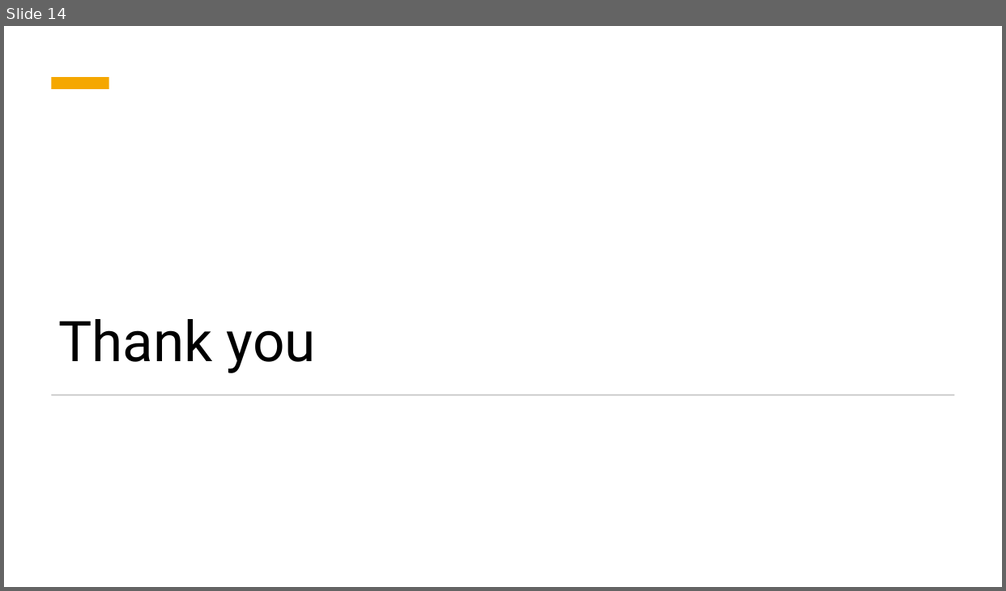
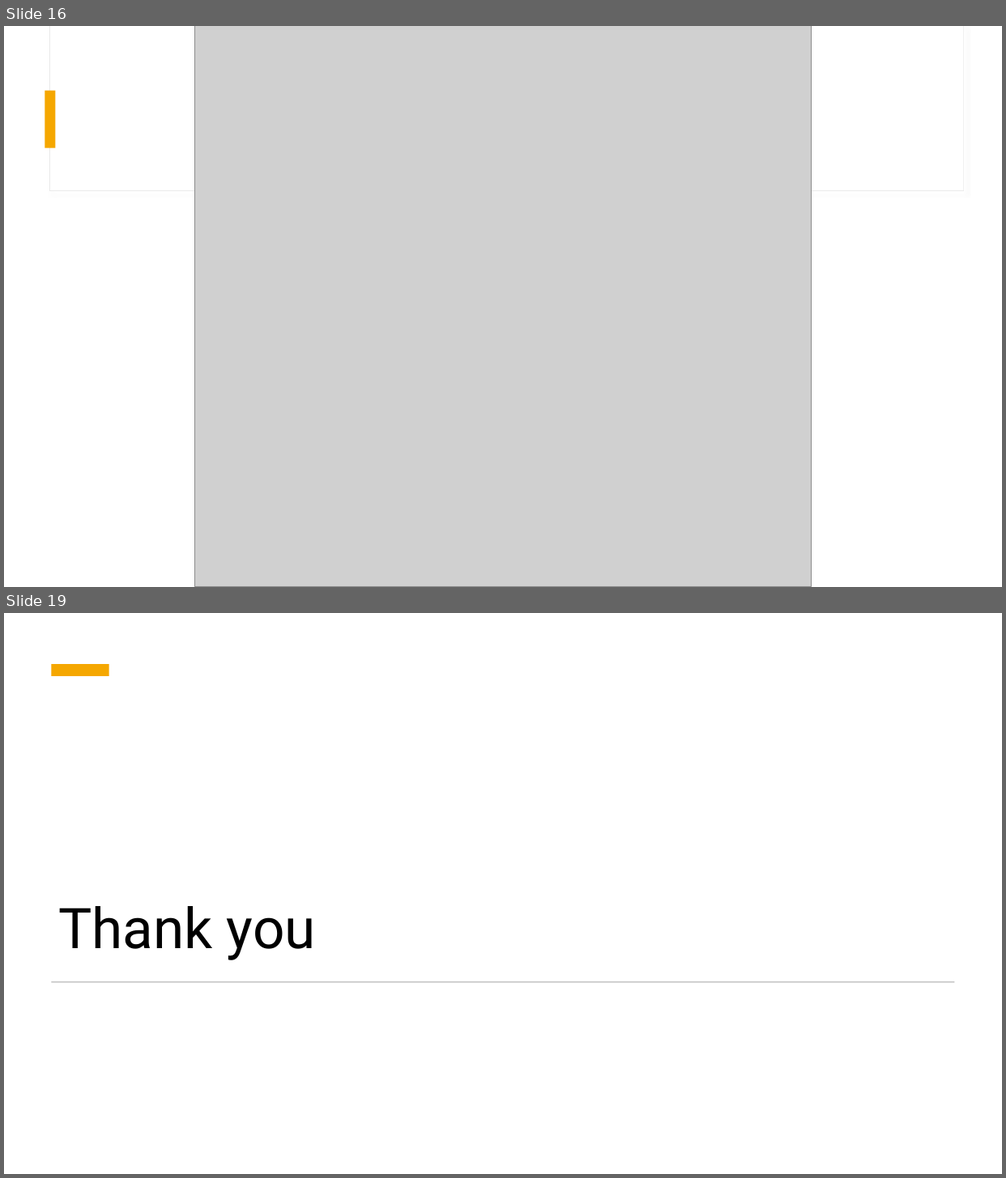
Before and after one commit to xlumzee/Optimizing-Trading-Strategies-RL, a slide deck: presentation/Optimizing Trading Strategies with Reinforcement Learning.pptx. Shown one above the other, each under a label of ours: slide 14 before the commit, slides 16 and 19 after it; the slides between them are not shown. The pictures are 1006x591 and 1006x1178 pixels, drawn with LibreOffice and Linux fonts; fonts in the diff are those of the drawing; grey boxes stand for pictures. Boxes give left, top, right and bottom in pixels: in the first picture for what was removed or moved away, otherwise in the second. Text is boxed around its words. In the diff, an @@ line names an element or a change of style, - is before the commit and + after.

```diff
--- a/presentation/Optimizing Trading Strategies with Reinforcement Learning.pptx
+++ b/presentation/Optimizing Trading Strategies with Reinforcement Learning.pptx
@@ slide 16 added at (4, 26, 1002, 587), background #FFFFFF @@
@@ rectangle added at (49, 26, 964, 191), fill #FFFFFF, outline #E9E9E9 0.75 pt @@
@@ rectangle added at (50, 26, 964, 190), fill #FFFFFF @@
@@ picture added at (195, 26, 811, 587) @@
@@ rectangle added at (45, 90, 56, 148), fill #F5A700 @@
@@ what was slide 14 is now slide 19 @@
```
Also in this commit, not shown: 10 slides changed, 4 other slides added.
